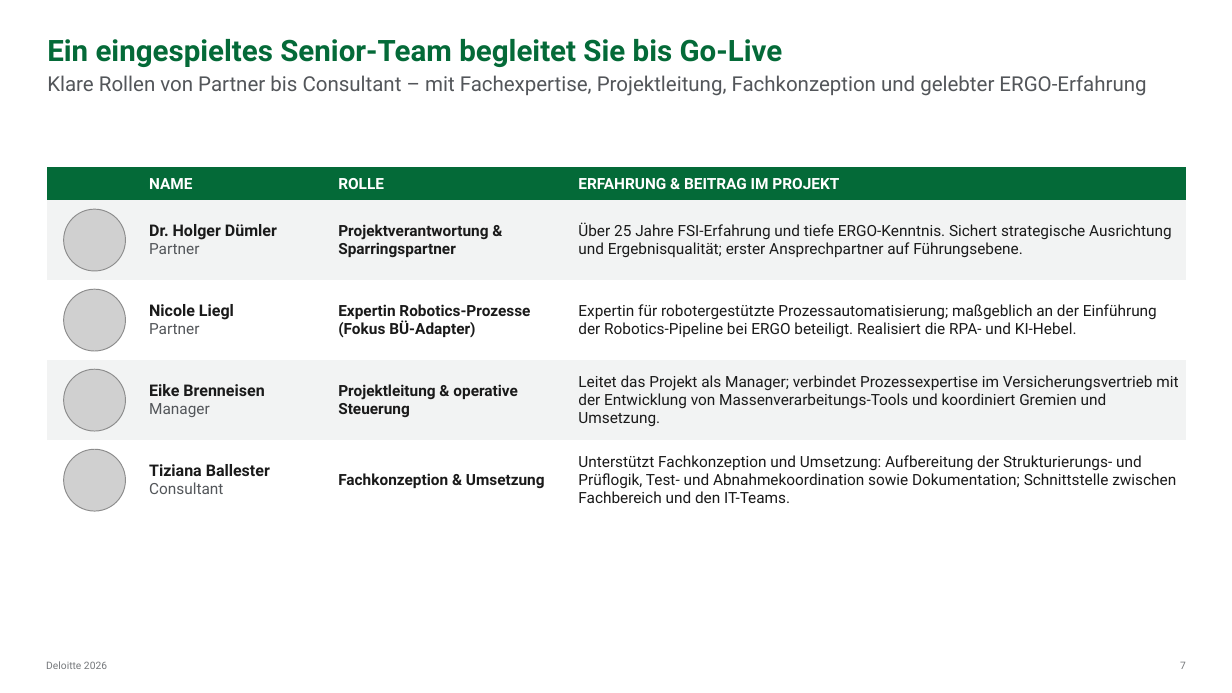
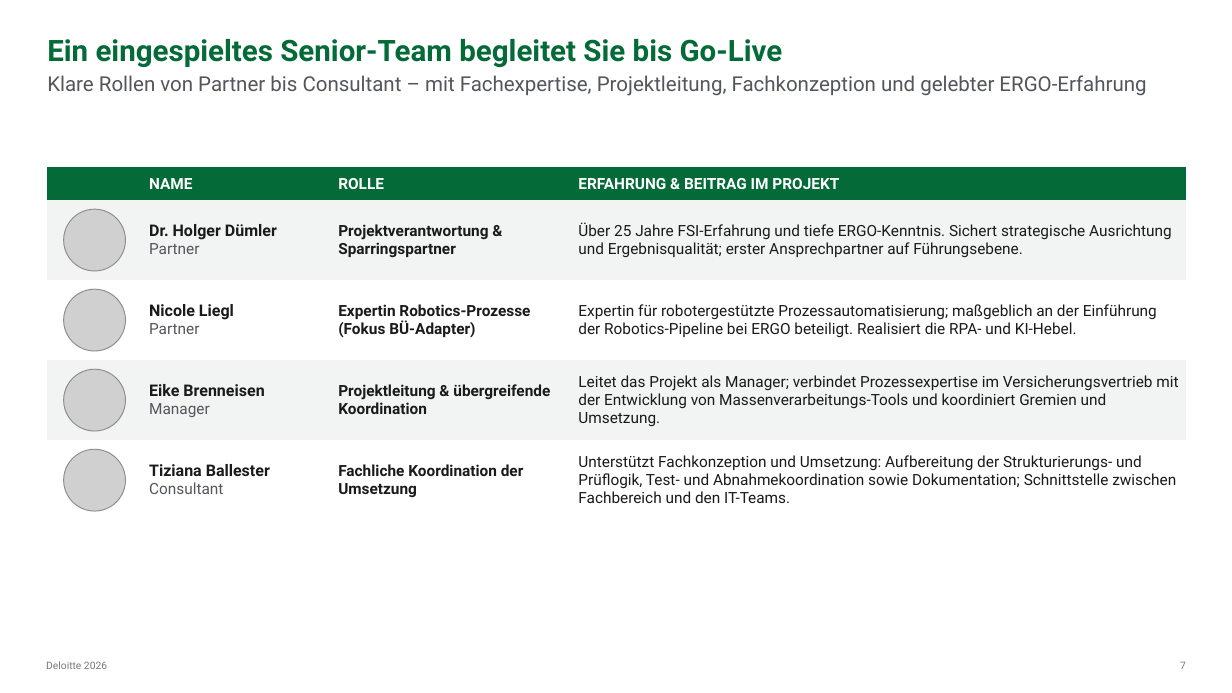
Before and after one commit to brenneisen-e/01_ki-arbeitsplatz, a slide deck: slide 7 of Bestandsuebertragung/kontextdokumente/20260702_ERGO_HR Sales_Makler meets KI_Angebot Deloitte_vworking.pptx. Drawn at 1232x693 pixels with LibreOffice and Linux fonts; fonts in the diff are those of the drawing; grey boxes stand for pictures. Boxes give left, top, right and bottom in pixels: in the first picture for what was removed or moved away, otherwise in the second. Text is boxed around its words. In the diff, an @@ line names an element or a change of style, - is before the commit and + after.

```diff
--- a/Bestandsuebertragung/kontextdokumente/20260702_ERGO_HR Sales_Makler meets KI_Angebot Deloitte_vworking.pptx
+++ b/Bestandsuebertragung/kontextdokumente/20260702_ERGO_HR Sales_Makler meets KI_Angebot Deloitte_vworking.pptx
@@ table at box(47, 167, 1186, 601) @@
-row 4, column 3: Projektleitung & operative Steuerung
+row 4, column 3: Projektleitung & übergreifende Koordination
-row 5, column 3: Fachkonzeption & Umsetzung
+row 5, column 3: Fachliche Koordination der Umsetzung
```
Also in this commit, not shown: 5 other slides changed.
